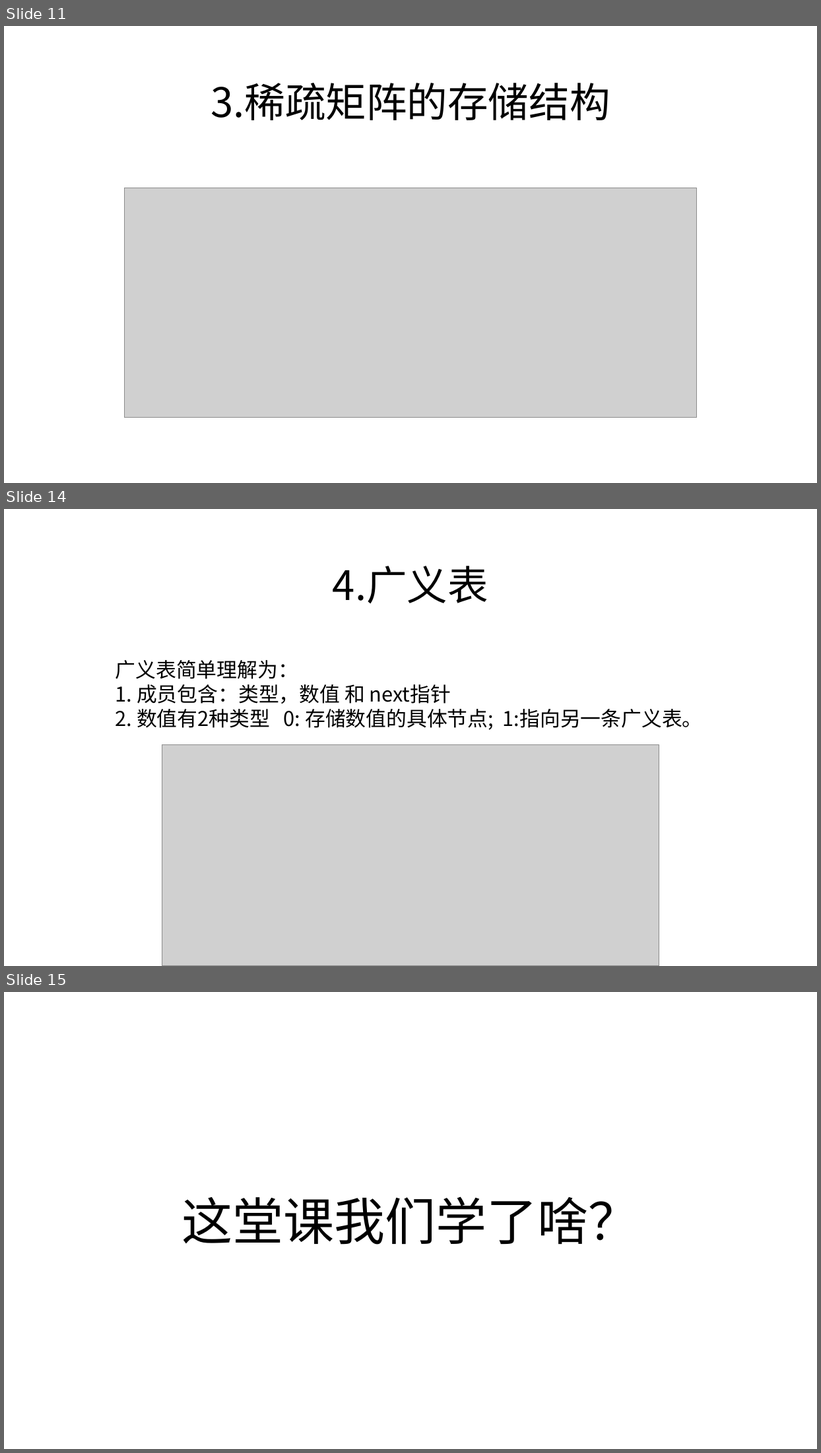
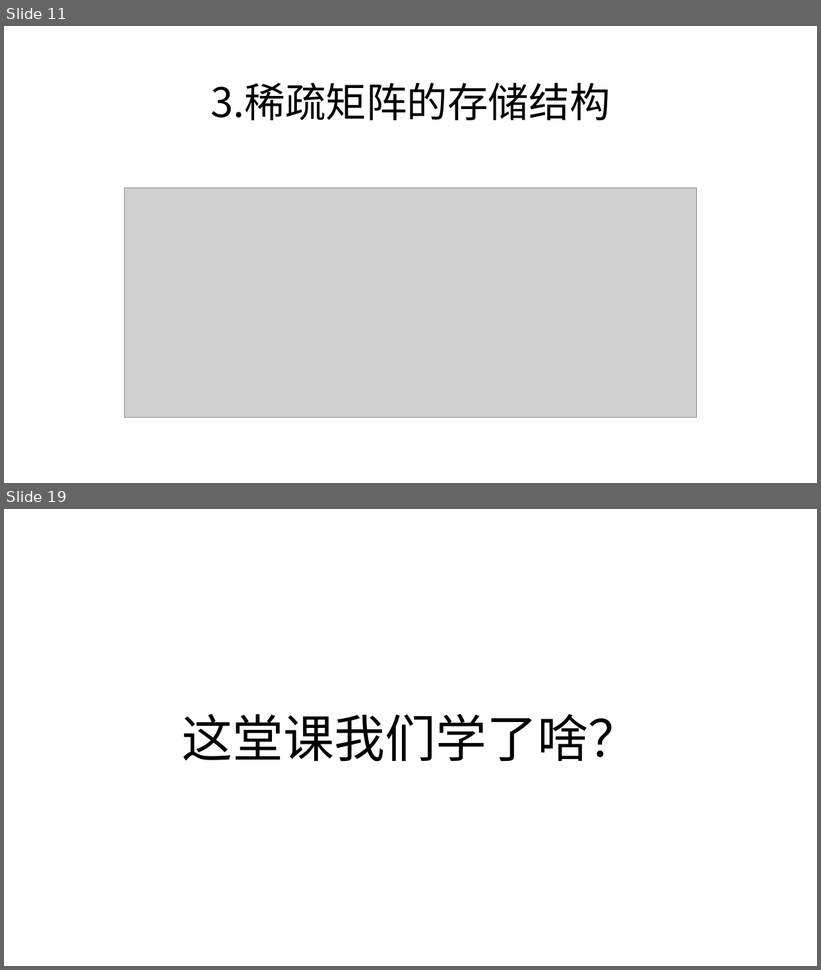
Before and after one commit to zjyesir/hmc_data_structure, a slide deck: ppt/5.数组和广义表.pptx. Shown one above the other, each under a label of ours: slides 11, 14 and 15 before the commit, slides 11 and 19 after it; the slides between them are not shown. The pictures are 821x1453 and 821x970 pixels, drawn with LibreOffice and Linux fonts; fonts in the diff are those of the drawing; grey boxes stand for pictures; background and template pictures are left out. Boxes give left, top, right and bottom in pixels: in the first picture for what was removed or moved away, otherwise in the second. Text is boxed around its words. In the diff, an @@ line names an element or a change of style, - is before the commit and + after.

```diff
--- a/ppt/5.数组和广义表.pptx
+++ b/ppt/5.数组和广义表.pptx
@@ slide 14 removed at [4,509,817,966], background picture (left out) @@
@@ text removed at [333,566,488,604] @@
-4.广义表
@@ text removed at [116,660,703,730] @@
-广义表简单理解为：
-1. 成员包含：类型，数值 和 next指针
-2. 数值有2种类型 0: 存储数值的具体节点; 1:指向另一条广义表。
@@ picture removed at [162,745,660,966] @@
@@ what was slide 15 is now slide 19 @@
```
Also in this commit, not shown: 3 slides changed, 6 slides added, 1 other slide removed, 3 other files.
